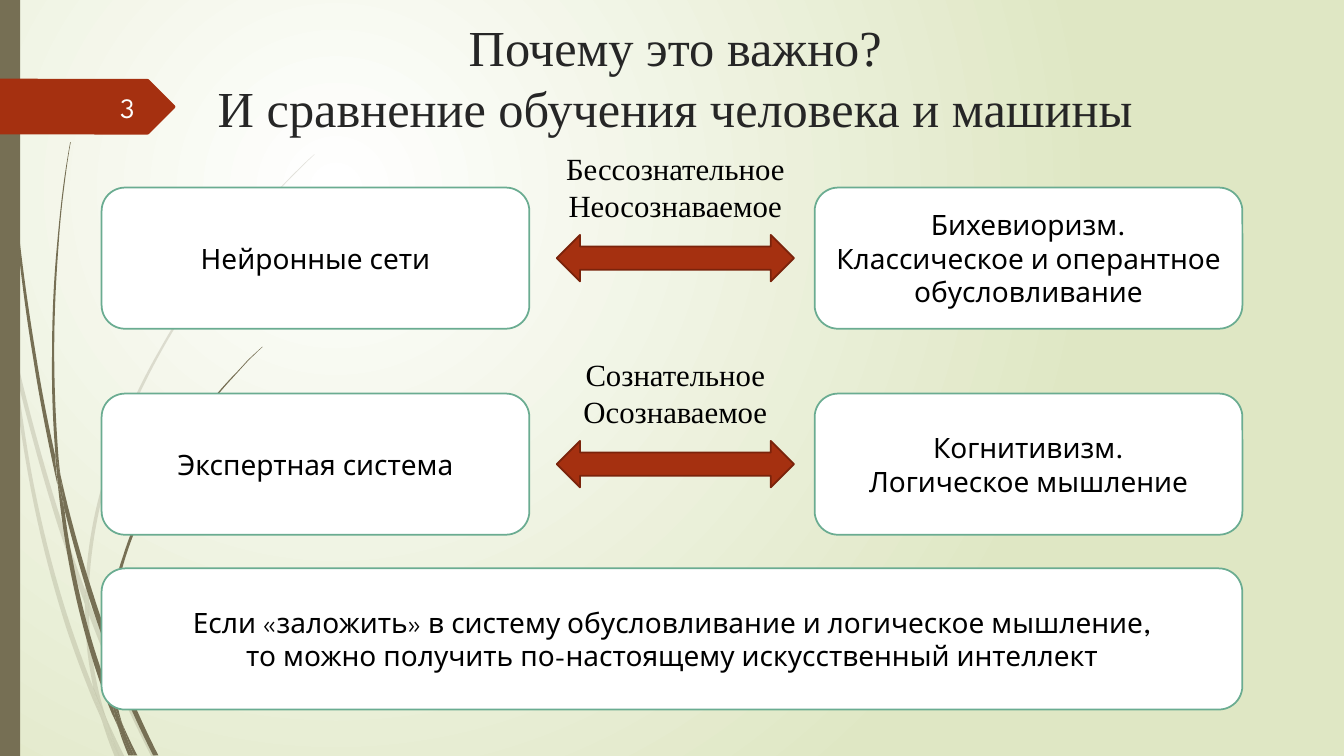
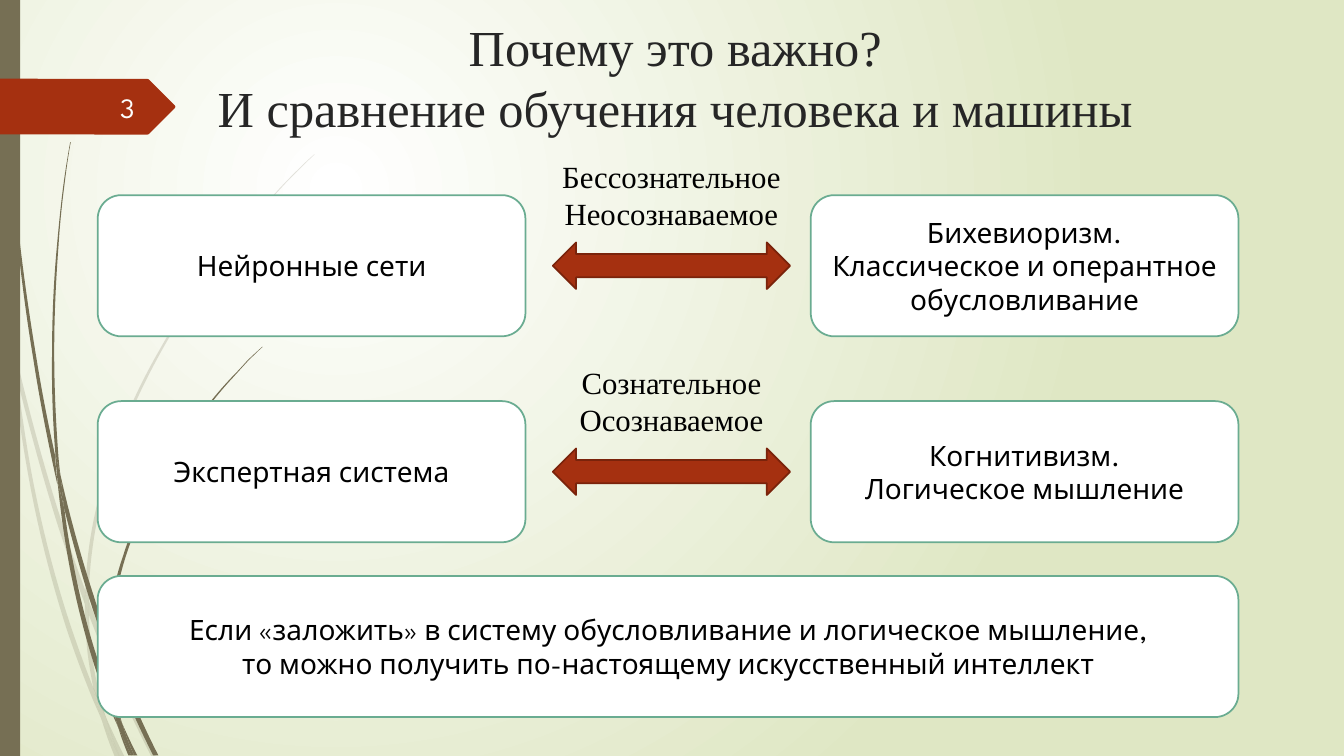
Before and after one commit to xex238/Diploma_2022, a slide deck: slide 3 of docs/Отчёты/ВКР/Новицкий_МПИ-20-4-2_ВКР_Презентация.pptx. Drawn at 1344x756 pixels with LibreOffice and Linux fonts; fonts in the diff are those of the drawing. Boxes give left, top, right and bottom in pixels: in the first picture for what was removed or moved away, otherwise in the second. Text is boxed around its words. In the diff, an @@ line names an element or a change of style, - is before the commit and + after.

```diff
--- a/docs/Отчёты/ВКР/Новицкий_МПИ-20-4-2_ВКР_Презентация.pptx
+++ b/docs/Отчёты/ВКР/Новицкий_МПИ-20-4-2_ВКР_Презентация.pptx
@@ 4 rounded rectangles, 2 texts, 2 left right arrows: place and size @@
-4 rounded rectangles, 2 texts, 2 left right arrows at (102,160,1242,534)
+4 rounded rectangles, 2 texts, 2 left right arrows at (98,168,1238,542)
@@ rounded rectangle "Если «заложить» в систему обусловливание ...": place and size @@
-rounded rectangle "Если «заложить» в систему обусловливание ..." at (102,569,1243,710)
+rounded rectangle "Если «заложить» в систему обусловливание ..." at (98,576,1239,717)
```
Also in this commit, not shown: 2 other slides changed, 3 slides added, 4 other files.
